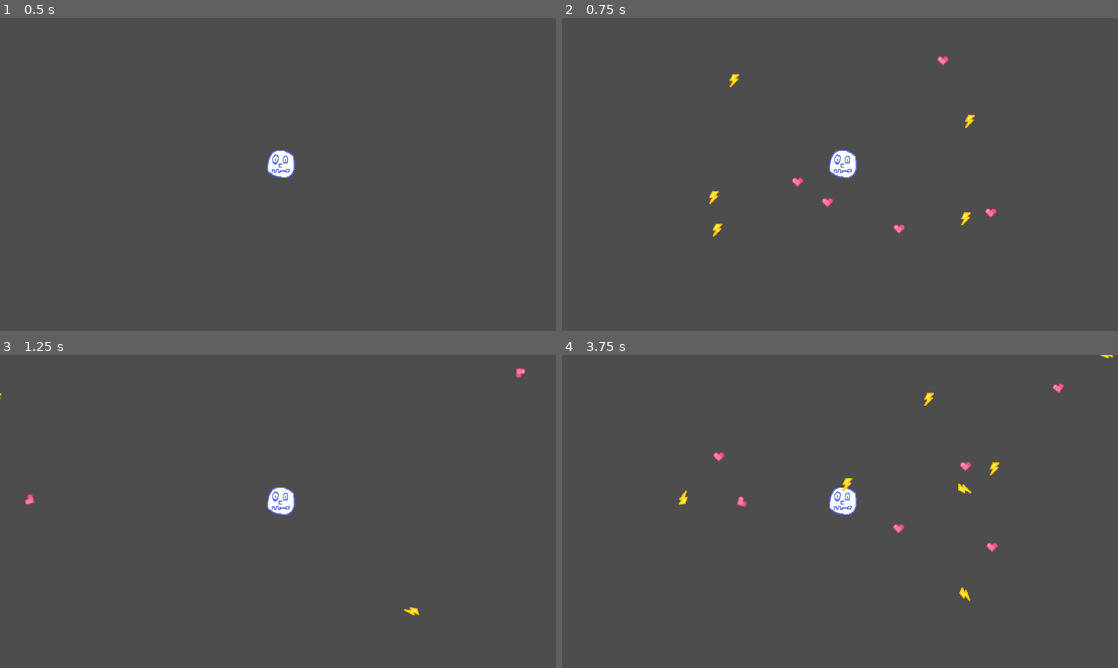
Above: before the commit, frames 1-4 (two rows, left to right).
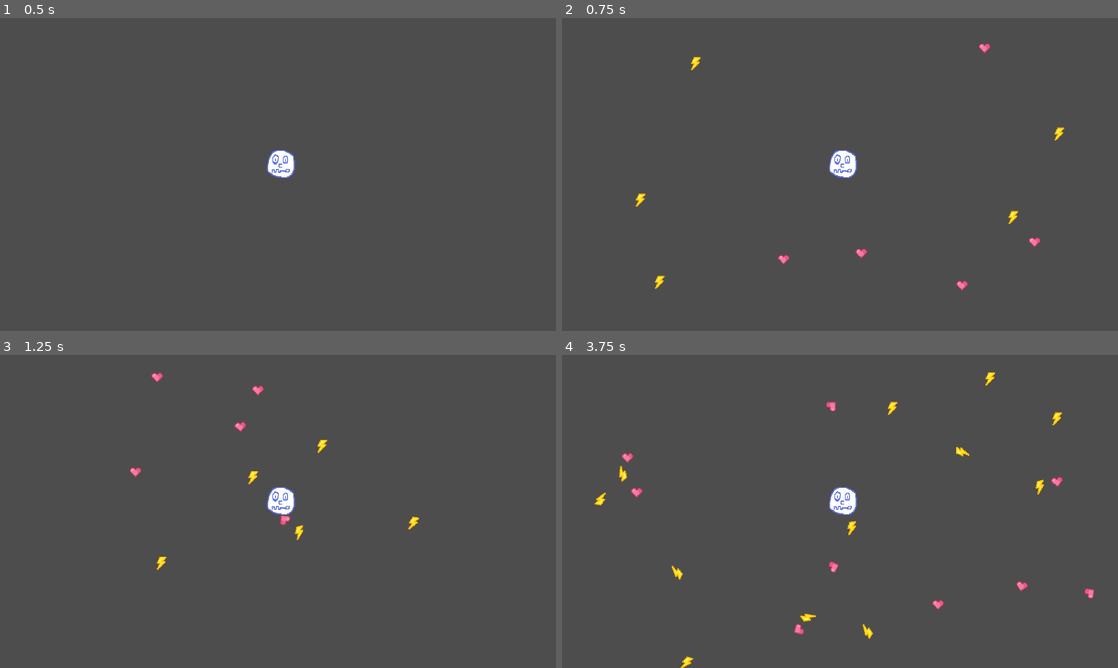
Above: after the commit, the same moments.

Repository: olive20xx/you-cant-die
Game: Godot game, scene res://src/world.tscn
Two runs of this game, one before a commit and one after it. Both use one fixed random seed, a clock stepped at 60 frames per second and the inputs below.
Inputs:
- Up to frame 1 (0.5 s): no input
- Up to frame 2 (0.75 s): tap Enter at 0.5 s; hold D (move_right) from 0.53 s (still down); hold Space (heal) from 0.53 s (still down)
- Up to frame 3 (1.25 s): keep holding D (move_right); keep holding Space (heal)
- Up to frame 4 (3.75 s): release D (move_right) at 1.28 s; release Space (heal) at 1.28 s; hold S (move_down) 1.28-2.03 s; tap Space (heal) at 1.35, 2.85 s; hold D (move_right) 2.03-2.78 s; hold Space (heal) 2.03-2.78 s; hold W (move_up) 2.78-3.53 s; hold A (move_left) from 3.53 s (still down); hold Space (heal) from 3.53 s (still down)

Frame 1 is identical in both runs. In frame 2, 0.9% of the frame differs, in the area x 13-91%, y 8-88%; in frame 3, 0.6%; in frame 4, 1.5%, in the area x 5-100%, y 0-100%.

Commit message:
spawner: random speed

Diff:
--- a/src/spawner.gd
+++ b/src/spawner.gd
@@ -1,5 +1,11 @@
 class_name Spawner
 extends Node2D
+
+# TODO: learn about sin functions to make the spawning patterns
+# amplitude, frequency, etc
+
+const MIN_IMPULSE = 800
+const MAX_IMPULSE = 1500
 
 const HEART = preload("res://src/heart.tscn")
 const LIGHTNING = preload("res://src/lightning.tscn")
@@ -28,7 +34,8 @@
 	scene.position = get_random_position_OFFscreen()
 	var direction_to_player := scene.position.direction_to(player.position)
 	var impulse_direction := get_random_rotation(direction_to_player, 0.25)
-	scene.apply_central_impulse(impulse_direction * 2000)
+	var speed := randf_range(MIN_IMPULSE, MAX_IMPULSE)
+	scene.apply_central_impulse(impulse_direction * speed)
 	scene.apply_torque_impulse(10)
 	add_child(scene)
 
